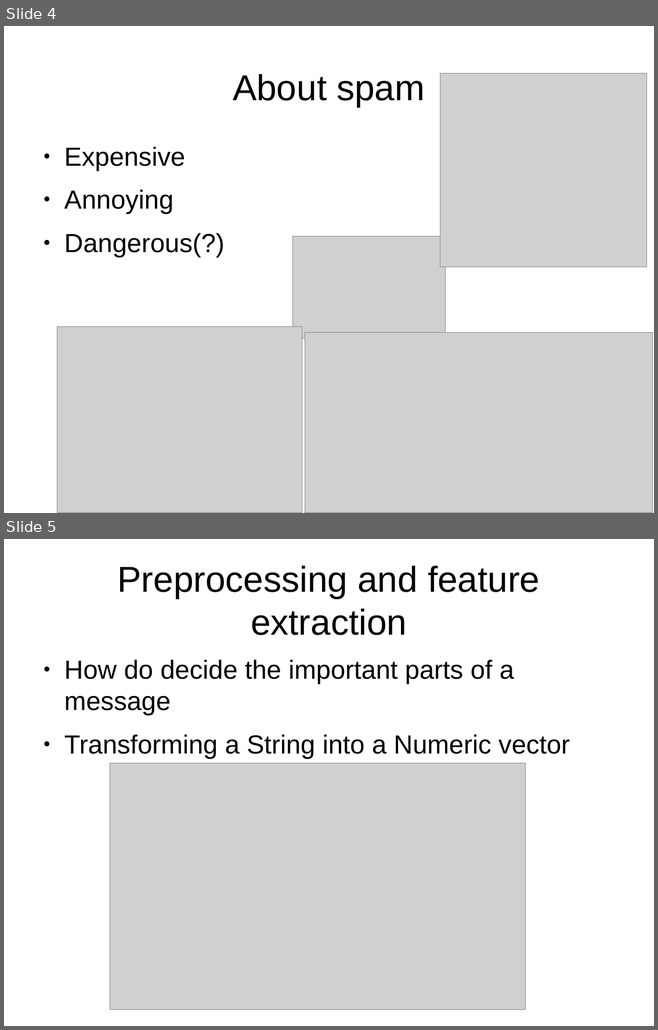
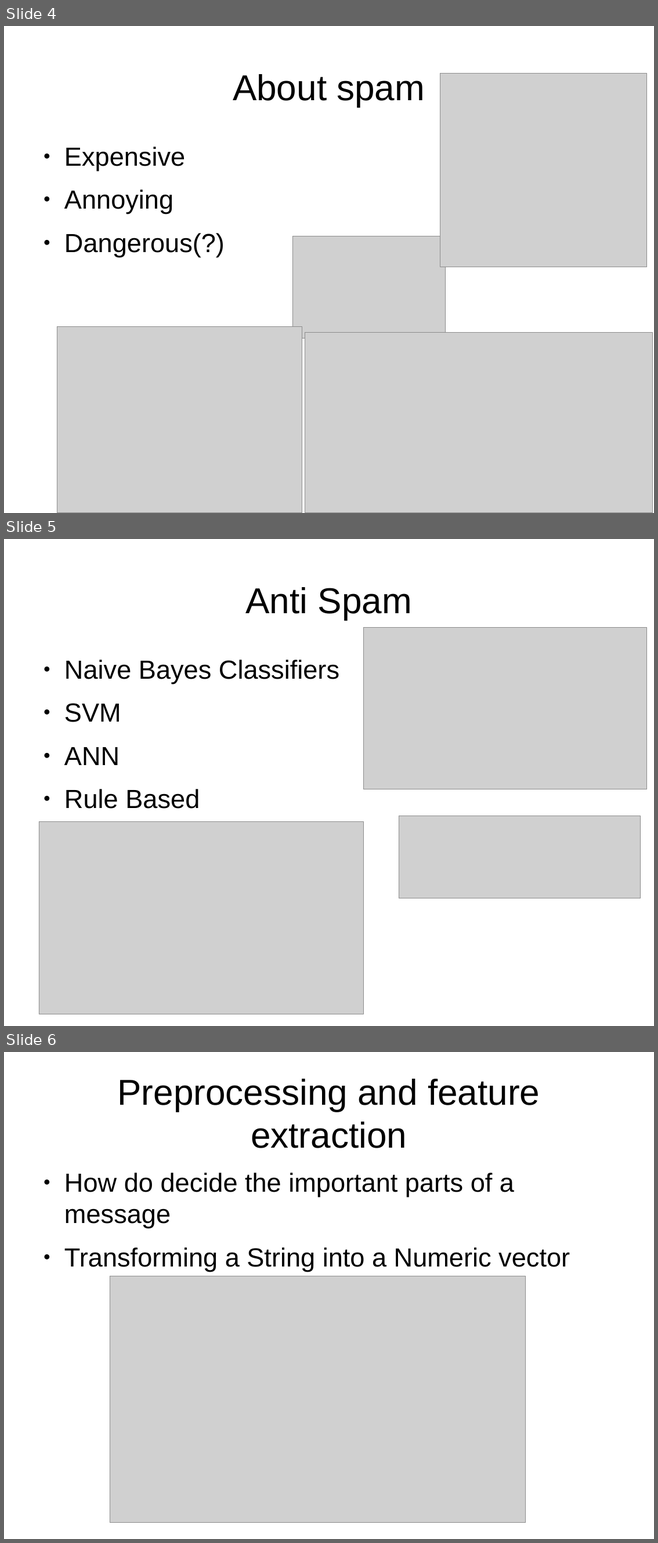
Before and after one commit to Sekvens/MachineLearning, a slide deck: project/presentation/presentation.odp. Shown one above the other, each under a label of ours: slides 4 and 5 before the commit, slides 4, 5 and 6 after it. The pictures are 658x1030 and 658x1543 pixels, drawn with LibreOffice and Linux fonts; fonts in the diff are those of the drawing; grey boxes stand for pictures. Boxes give left, top, right and bottom in pixels: in the first picture for what was removed or moved away, otherwise in the second. Text is boxed around its words. In the diff, an @@ line names an element or a change of style, - is before the commit and + after.

Commit message:
Added slide with other techniques for spam detection. Removed redundant future research

```diff
--- a/project/presentation/presentation.odp
+++ b/project/presentation/presentation.odp
@@ slide 5 added at [4,539,654,1026], background #FFFFFF @@
@@ title added at [246,587,412,620], 44 pt, text #000000 @@
+Anti Spam
@@ picture added at [364,627,647,790] @@
@@ text added at [64,660,339,809], 32 pt, text #000000 @@
+● Naive Bayes Classifiers
+● SVM
+● ANN
+● Rule Based
@@ picture added at [399,816,641,899] @@
@@ picture added at [39,822,364,1015] @@
@@ what was slide 5 is now slide 6 @@
```
Also in this commit, not shown: 1 slide changed.
